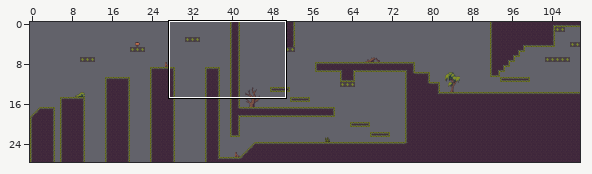
One commit to this Tiled map: docs/assets/map/level_3.tmx. Above: a wide view before the commit, with the close-up outlined.
Close-up. The starting point:
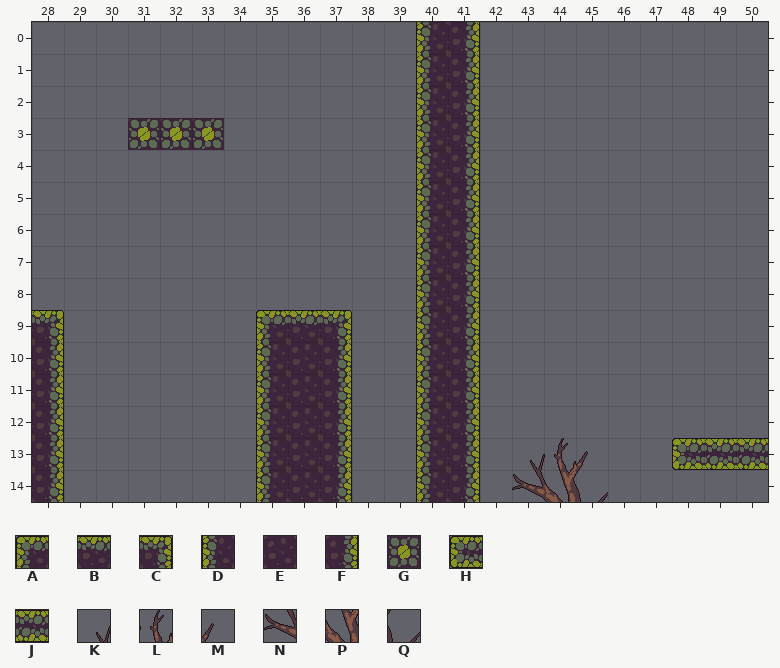
Cells are 32x32 px. Shown: x 28..50, y 0..14.
Key: from "map_tileset": A 0, B 1, C 2, D 10, E 11, F 12, G 14, H 31, J 32; from "trees": K 0, L 1, M 2, N 3, P 4, Q 5.
_ is an empty cell.
Layer "Tile Layer 1" before, first column x 28:
 0 ____________DF_________
 1 ____________DF_________
 2 ____________DF_________
 3 ___GGG______DF_________
 4 ____________DF_________
 5 ____________DF_________
 6 ____________DF_________
 7 ____________DF_________
 8 ____________DF_________
 9 C______ABC__DF_________
10 F______DEF__DF_________
11 F______DEF__DF_________
12 F______DEF__DF_________
13 F______DEF__DF_KLM__HJJ
14 F______DEF__DF_NPQ_____
New version:
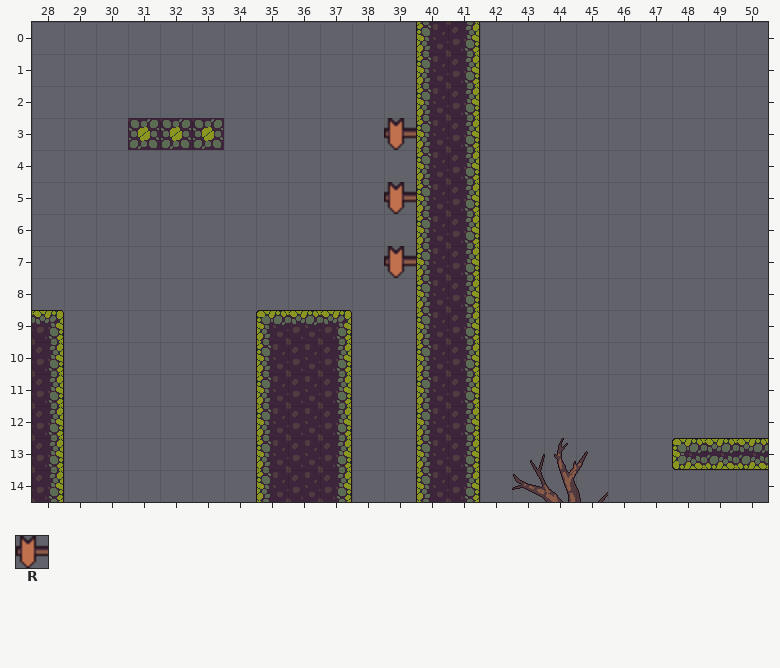
Further tiles: from "down_pointer": R 0.
The exact change:
Layer "Tile Layer 1":
There is now tile R in row 3 at x 39; in row 5 at x 39; in row 7 at x 39.
Boxes around the changes in both close-ups, in picture pixels (x1, y1, x2, y2):
added: (384, 118, 416, 150)
added: (384, 182, 416, 214)
added: (384, 246, 416, 278)
